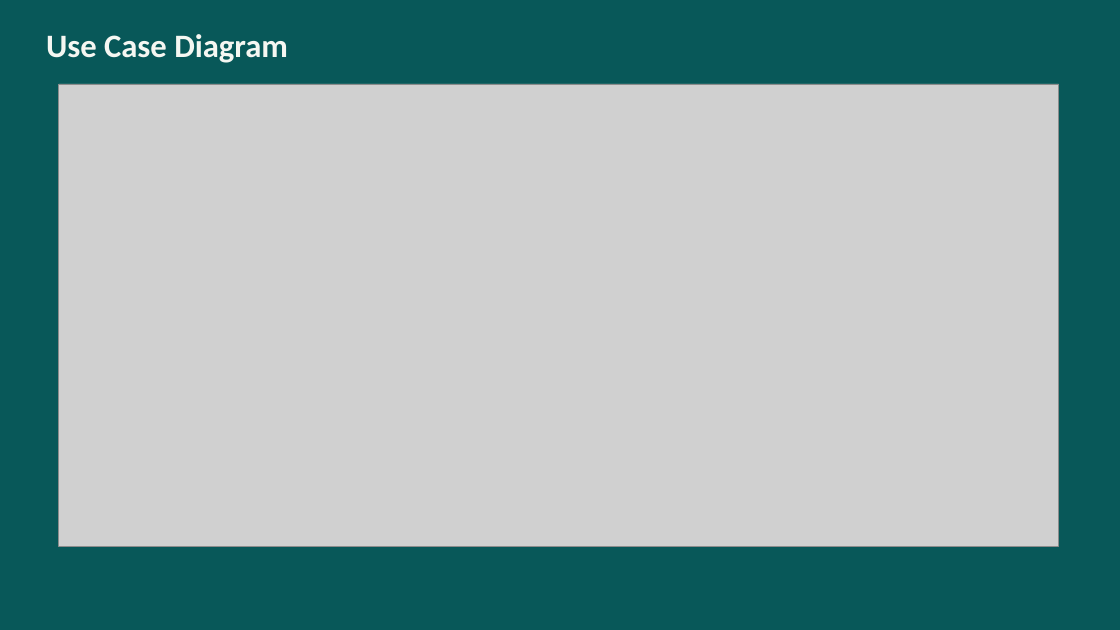
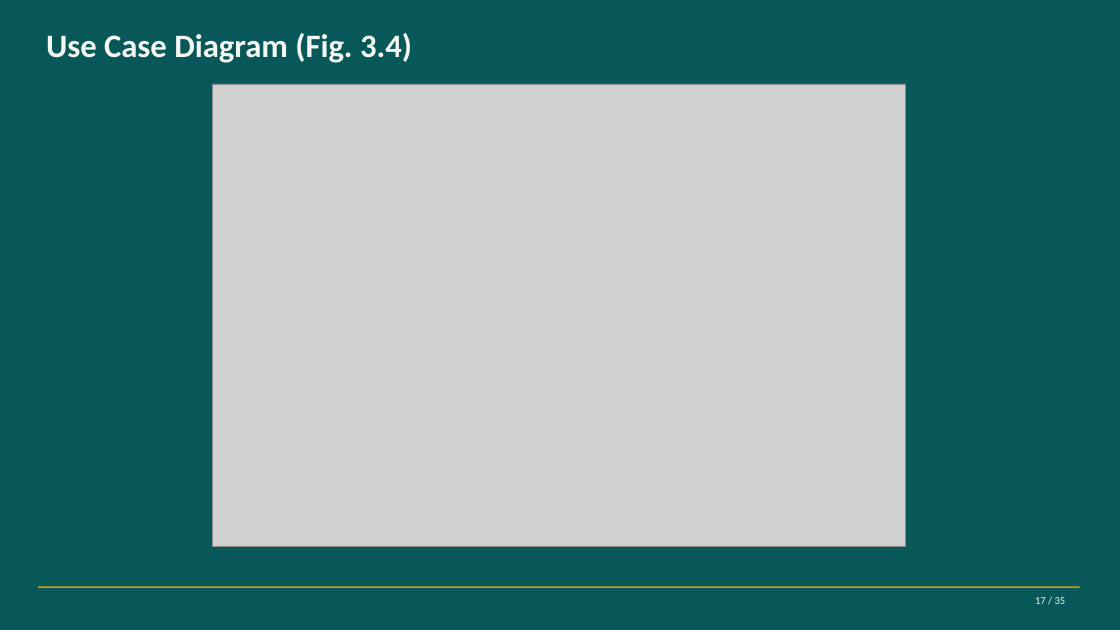
Before and after one commit to labib-ux/FYDP, a slide deck: slide 17 of slides/Defect-to-Delivery_262-034.pptx. Drawn at 1120x630 pixels with LibreOffice and Linux fonts; fonts in the diff are those of the drawing; grey boxes stand for pictures. Boxes give left, top, right and bottom in pixels: in the first picture for what was removed or moved away, otherwise in the second. Text is boxed around its words. In the diff, an @@ line names an element or a change of style, - is before the commit and + after.

```diff
--- a/slides/Defect-to-Delivery_262-034.pptx
+++ b/slides/Defect-to-Delivery_262-034.pptx
@@ text at (46, 33, 412, 63): text changed @@
-Use Case Diagram
+Use Case Diagram (Fig. 3.4)
@@ picture: place and size @@
-picture at (59, 84, 1059, 546)
+picture at (212, 84, 905, 546)
@@ rectangle added at (38, 586, 1080, 588), fill #D99A06 @@
@@ text added at (1035, 597, 1066, 604), 9 pt, text #F5F7F2 @@
+17 / 35
```
Also in this commit, not shown: 33 other slides changed, 1 slide added, 6 slides removed, 1 other file.
